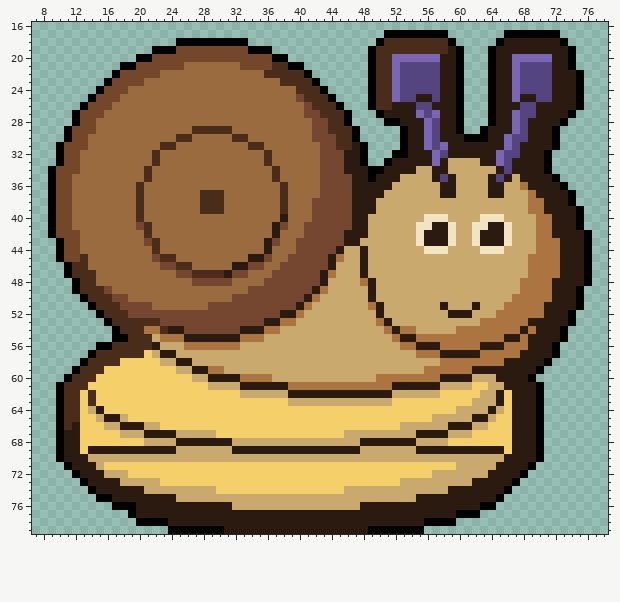
File history of a pixel-art file, opus-test-run/aseprite/mini-desert-tortoise.aseprite. The picture above was drawn from the file before the commit.
80x80 pixels, 1 frame. Shown: x 7..78, y 16..79.
After the commit:
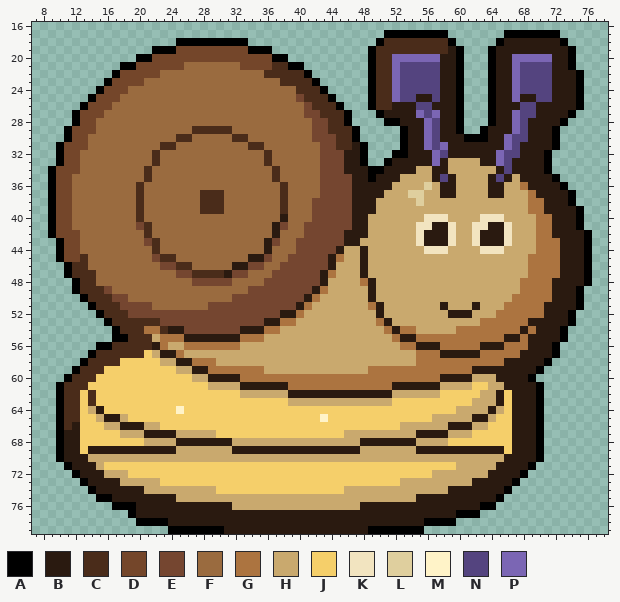
Palette (. is transparent): A #000000  B #2a1a10  C #4a2c1a  D #74462a  E #754630  F #9a6b3f  G #ac7440  H #c9a96e  J #f5cf6a  K #f2e4c0  L #dfcf9e  M #fff3c8  N #54447f  P #7b66b4
Diff:
--- layer "objects"
@@ x 52..58 @@
 35 BHHHHBN
-36 HHHHHHB
-37 HHHHHHB
-38 HHHHHHH
+36 HHHHLHB
+37 HHLLHHB
+38 HHHLHHH
 39 HHHHHHH
@@ x 21..59 @@
 55 CHGGGBBBBBBBGGGHHHHHHHHHHHHHHHHGBBGGGGG
-56 CBHHHGGGGGGGHHHHHHHHHHHHHHHHHHHHGGBBBGG
-57 JHBBHHHHHHHHHHHHHHHHHHHHHHHHHHHHHHGGGBB
-58 JJHHBBHHHHHHHHHHHHHHHHHHHHHHHHHHHHHHHGG
-59 JJJJHHBBGGHHHHHHHHHHHHHHHHHHHHHHHHHGGGG
-60 JJJJJJHHBBBBGGGGHHHHHHHHHHHHHGGGGGGGGBB
+56 CBGHHGGGGGGGHHHHHHHHHHHHHHHHHHHHGGBBBGG
+57 JHBBGHHHHHHHHHHHHHHHHHHHHHHHHHHHHHGGGBB
+58 JJHHBBGGGHHHHHHHHHHHHHHHHHHHHHHHHHGGGGG
+59 JJJJHHBBGGGGGGGHHHHHHHHHHHHHGGGGGGGGGGG
+60 JJJJJJHHBBBBGGGGGGGGGGGGGGGGGGGGGGGGGBB
 61 JJJJJJJJHHHHBBBBBBGGGGGGGGGGGGGBBBBBBHH
@@ x 23..45 @@
 63 JJJJJJJJJJJJJJJJHHHHHHH
-64 JJJJJJJJJJJJJJJJJJJJJJJ
-65 JJJJJJJJJJJJJJJJJJJJJJJ
+64 JJMJJJJJJJJJJJJJJJJJJJJ
+65 JJJJJJJJJJJJJJJJJJJJMJJ
 66 JJJJJJJJJJJJJJJJJJJJJJJ
Pixel boxes of the changes (left, top, right, bottom) in both pictures:
changed: (408, 182, 432, 206)
changed: (160, 342, 440, 382)
changed: (176, 406, 184, 414)
changed: (320, 414, 328, 422)
